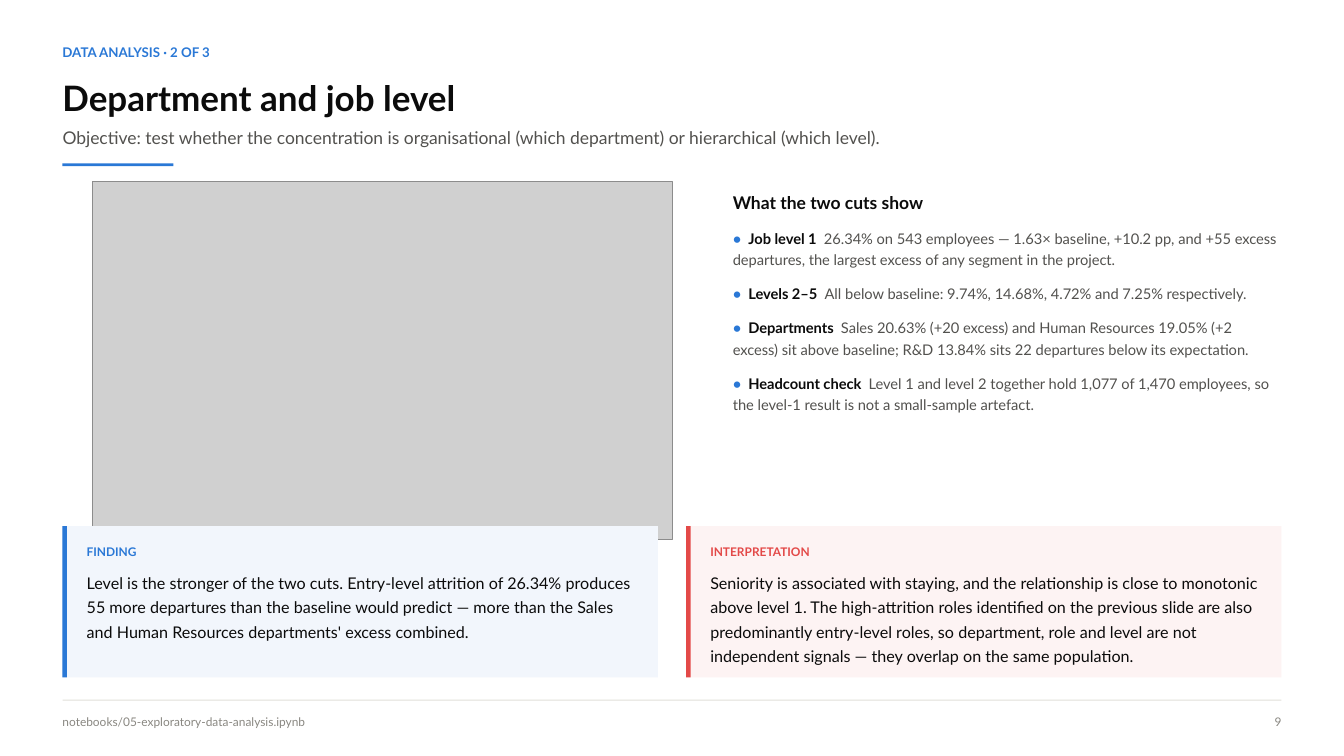
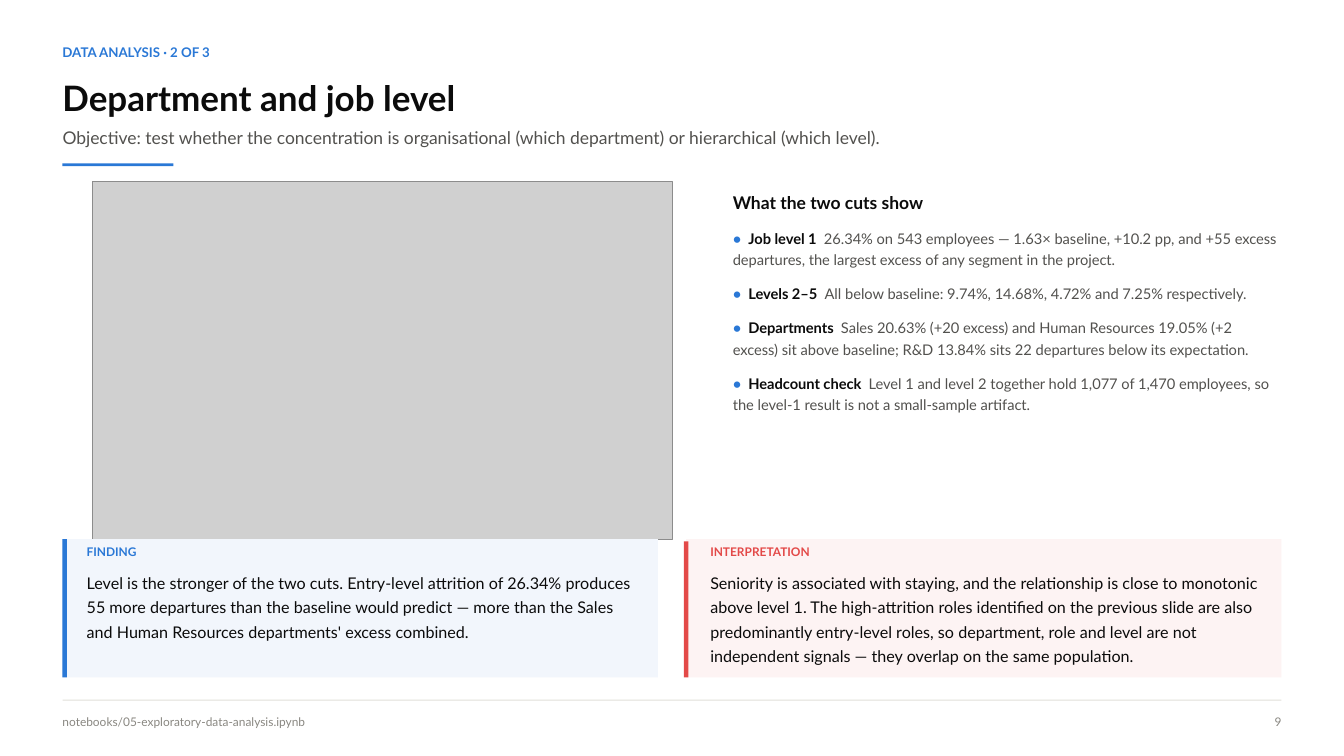
Before and after one commit to NPower-JDA-Cohort-2026/ibm-analytics-attrition-eda, a slide deck: slide 9 of presentation/IBM_Attrition_EDA_Team_Presentation.pptx. Drawn at 1344x756 pixels with LibreOffice and Linux fonts; fonts in the diff are those of the drawing; grey boxes stand for pictures. Boxes give left, top, right and bottom in pixels: in the first picture for what was removed or moved away, otherwise in the second. Text is boxed around its words. In the diff, an @@ line names an element or a change of style, - is before the commit and + after.

```diff
--- a/presentation/IBM_Attrition_EDA_Team_Presentation.pptx
+++ b/presentation/IBM_Attrition_EDA_Team_Presentation.pptx
@@ text at [733, 378, 1270, 413]: text changed @@
-• Headcount check Level 1 and level 2 together hold 1,077 of 1,470 employees, so the level-1 result is not a small-sample artefact.
+• Headcount check Level 1 and level 2 together hold 1,077 of 1,470 employees, so the level-1 result is not a small-sample artifact.
@@ rectangle: place and size @@
-rectangle at [63, 526, 658, 678]
+rectangle at [63, 539, 658, 678]
@@ rectangle: place and size @@
-rectangle at [63, 526, 67, 678]
+rectangle at [63, 539, 67, 678]
@@ rectangle: place and size @@
-rectangle at [687, 526, 1282, 678]
+rectangle at [687, 539, 1282, 678]
@@ rectangle: place and size @@
-rectangle at [687, 526, 691, 678]
+rectangle at [684, 541, 688, 678]
```
Also in this commit, not shown: 4 other slides changed.
